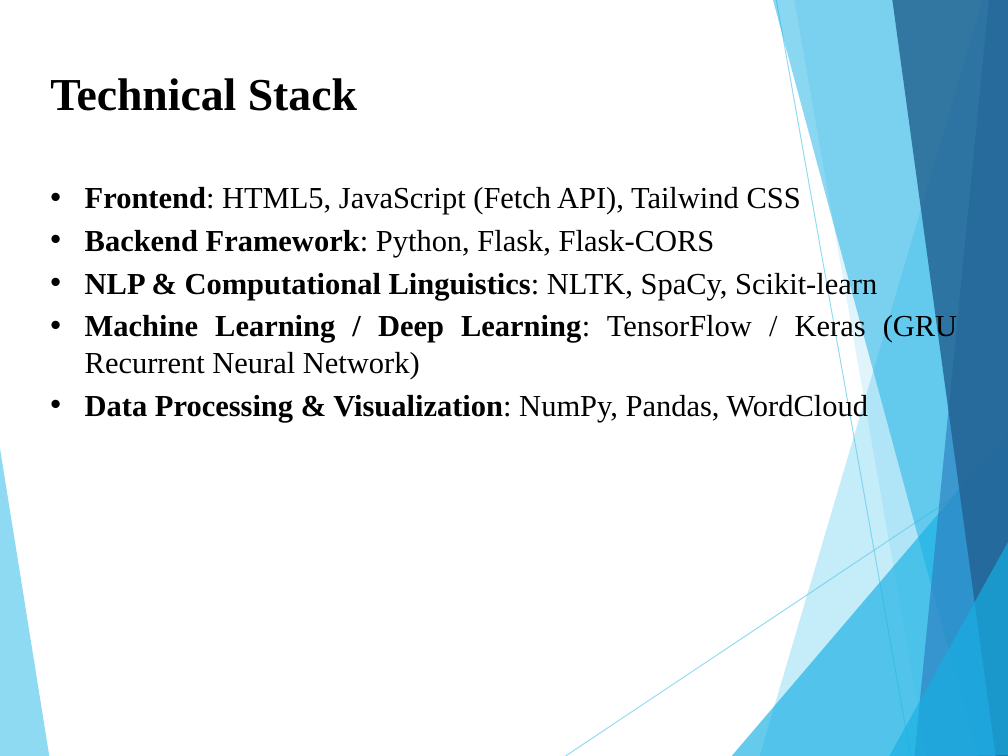
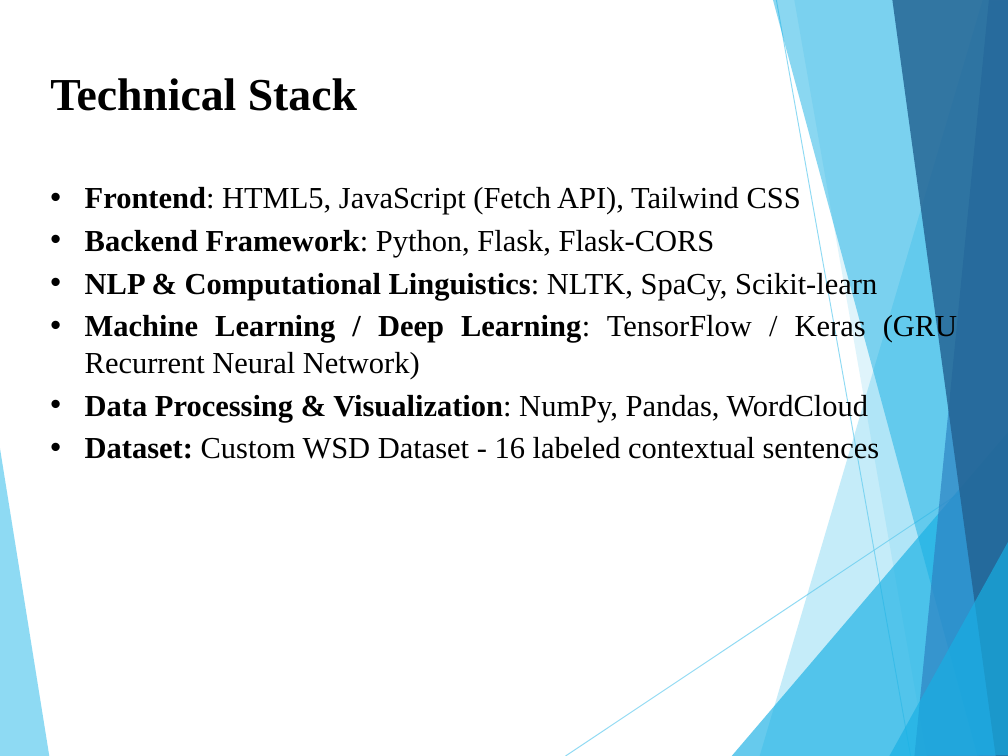
Before and after one commit to adityajkate/news-article-summarizer, a slide deck: slide 5 of NLP_NewsArticleSummary_MP.pptx. Drawn at 1008x756 pixels with LibreOffice and Linux fonts; fonts in the diff are those of the drawing. Boxes give left, top, right and bottom in pixels: in the first picture for what was removed or moved away, otherwise in the second. Text is boxed around its words. In the diff, an @@ line names an element or a change of style, - is before the commit and + after.

```diff
--- a/NLP_NewsArticleSummary_MP.pptx
+++ b/NLP_NewsArticleSummary_MP.pptx
@@ text at [85,435,880,465]: paragraph added @@
+• Dataset: Custom WSD Dataset - 16 labeled contextual sentences
```
Also in this commit, not shown: 1 other slide changed.
